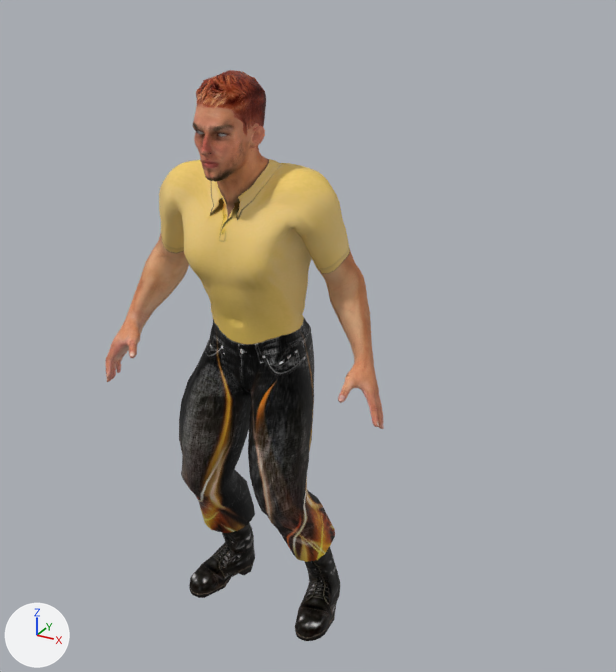
The FBX model Games Project v2/Games Project/Assets/StaticAssets/meshes/actors/Henry.fbx as it was, and as the next commit left it.
Camera for both pictures: a 50 mm lens placed at (1.37, -2.25, 2.15), pointed at (0.15, -0.05, 1.04). Arrows for +X, +Y and +Z are at lower left; the lights stay in place. Both versions are drawn at the pose saved in each file; the numbers are the values there.

The first picture shows 'H_DDS_MidRes', 'm_L_trans'.
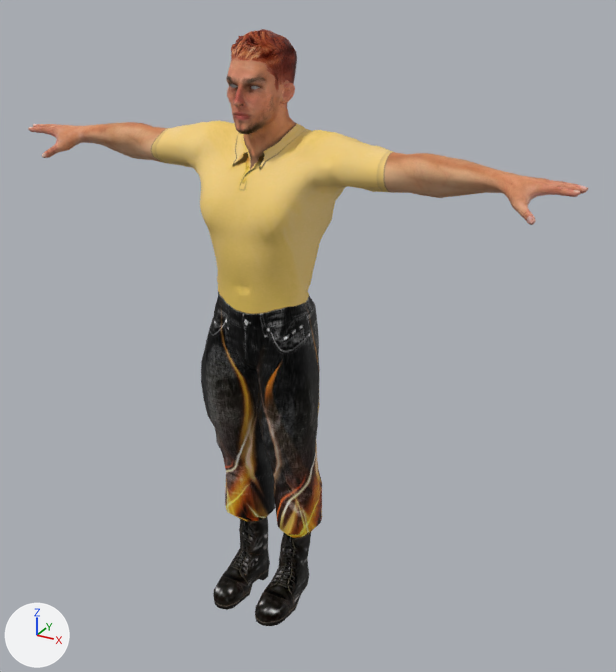
Pixel boxes (x1, y1, x2, y2) of what changed, in the pictures (616 x 672 px):
'H_DDS_MidRes', posed (101% wider)
    before: (106, 70, 384, 641)
    after: (28, 29, 588, 626)
bone 'Hips', root to tip
    before: (270, 332) to (285, 320)
    after: (275, 310) to (290, 300)
bone 'Spine', root to tip
    before: (269, 318) to (277, 320)
    after: (274, 295) to (282, 297)
bone 'Spine1', root to tip
    before: (268, 304) to (276, 306)
    after: (274, 281) to (282, 283)
bone 'Spine2', root to tip
    before: (267, 291) to (282, 294)
    after: (274, 266) to (289, 269)
bone 'Spine3', root to tip
    before: (267, 259) to (299, 265)
    after: (277, 234) to (309, 239)
bone 'Neck1', root to tip
    before: (243, 181) to (282, 186)
    after: (268, 142) to (307, 146)
bone 'Head', root to tip
    before: (229, 146) to (262, 149)
    after: (259, 102) to (291, 105)
bone 'RightShoulder', root to tip
    before: (240, 188) to (228, 136)
    after: (263, 153) to (260, 98)
bone 'RightArm', root to tip
    before: (190, 189) to (147, 166)
    after: (217, 150) to (217, 103)
bone 'RightForeArm', root to tip
    before: (167, 255) to (134, 241)
    after: (145, 136) to (141, 100)
bone 'RightHandIndex1', root to tip
    before: (113, 347) to (100, 343)
    after: (52, 130) to (50, 117)
bone 'RightHandIndex2', root to tip
    before: (109, 361) to (101, 361)
    after: (42, 129) to (41, 122)
bone 'RightHandMiddle1', root to tip
    before: (114, 348) to (98, 343)
    after: (57, 128) to (55, 112)
bone 'RightHandMiddle2', root to tip
    before: (109, 364) to (99, 364)
    after: (45, 127) to (44, 118)
bone 'RightHandRing1', root to tip
    before: (117, 349) to (103, 345)
    after: (63, 128) to (61, 114)
bone 'RightHandRing2', root to tip
    before: (112, 363) to (104, 363)
    after: (53, 127) to (52, 119)
bone 'RightHandPinky1', root to tip
    before: (121, 350) to (110, 347)
    after: (68, 129) to (67, 118)
bone 'RightHandPinky2', root to tip
    before: (118, 361) to (112, 361)
    after: (61, 129) to (60, 123)
bone 'LeftArm', root to tip
    before: (307, 201) to (262, 217)
    after: (329, 164) to (330, 212)
bone 'LeftForeArm', root to tip
    before: (349, 279) to (313, 288)
    after: (424, 168) to (420, 210)
bone 'RightUpLeg', root to tip
    before: (235, 348) to (178, 329)
    after: (239, 326) to (183, 311)
bone 'RightLeg', root to tip
    before: (207, 478) to (158, 451)
    after: (242, 444) to (189, 430)
bone 'RightLegRoll', root to tip
    before: (224, 512) to (180, 482)
    after: (248, 498) to (197, 482)
bone 'RightFoot', root to tip
    before: (240, 544) to (228, 519)
    after: (254, 549) to (243, 524)
bone 'LeftUpLeg', root to tip
    before: (282, 360) to (223, 356)
    after: (286, 336) to (226, 324)
bone 'LeftLeg', root to tip
    before: (282, 500) to (221, 492)
    after: (292, 459) to (234, 440)
bone 'LeftLegRoll', root to tip
    before: (303, 539) to (243, 533)
    after: (292, 513) to (237, 493)
bone 'LeftFoot', root to tip
    before: (323, 573) to (330, 596)
    after: (293, 563) to (301, 586)

The edits, one by one:
Bone 'Hips' (bone_hips) moves from (0.1, -3.5, -6.7) to (0.0, 0.0, 0.0).
Bone 'Hips' (bone_hips) turns from (2, 0, 0) to (0, 0, 0) degrees about its own x, y and z.
Bone 'Spine' (bone_spine) turns from (0, 3, 0) to (0, 0, 0) degrees about its own x, y and z.
Bone 'Spine1' (bone_spine1) turns from (0, 3, 0) to (0, 0, 0) degrees about its own x, y and z.
Bone 'Spine2' (bone_spine2) turns from (0, 4, 0) to (0, 0, 0) degrees about its own x, y and z.
Bone 'Spine3' (bone_spine3) turns from (0, 4, 0) to (0, 0, 0) degrees about its own x, y and z.
Bone 'Neck1' (bone_neck1) turns from (0, -6, 0) to (0, 0, 0) degrees about its own x, y and z.
Bone 'Head' (bone_head) turns from (0, -5, 0) to (0, 0, 0) degrees about its own x, y and z.
Bone 'RightShoulder' (bone_rightshoulder) turns from (0, 8, 0) to (0, 0, 0) degrees about its own x, y and z.
Bone 'RightArm' (bone_rightarm) turns from (-4, 0, -63) to (0, 0, 0) degrees about its own x, y and z.
Bone 'RightForeArm' (bone_rightforearm) turns from (0, 50, 0) to (0, 0, 0) degrees about its own x, y and z.
Bone 'RightHandIndex1' (bone_righthandindex1) turns from (0, 0, -9) to (0, 0, 0) degrees about its own x, y and z.
Bone 'RightHandIndex2' (bone_righthandindex2) turns from (0, 0, -24) to (0, 0, -5) degrees about its own x, y and z.
Bone 'RightHandMiddle1' (bone_righthandmiddle1) turns from (0, 0, -9) to (0, 0, 0) degrees about its own x, y and z.
Bone 'RightHandMiddle2' (bone_righthandmiddle2) turns from (0, 0, -22) to (0, 0, -3) degrees about its own x, y and z.
Bone 'RightHandRing1' (bone_righthandring1) turns from (0, 0, -9) to (0, 0, 0) degrees about its own x, y and z.
Bone 'RightHandRing2' (bone_righthandring2) turns from (0, 0, -22) to (0, 0, -3) degrees about its own x, y and z.
Bone 'RightHandPinky1' (bone_righthandpinky1) turns from (0, 0, -9) to (0, 0, 0) degrees about its own x, y and z.
Bone 'RightHandPinky2' (bone_righthandpinky2) turns from (0, 0, -24) to (0, 0, -5) degrees about its own x, y and z.
Bone 'LeftArm' (bone_leftarm) turns from (16, -7, -76) to (0, 0, 0) degrees about its own x, y and z.
Bone 'LeftForeArm' (bone_leftforearm) turns from (0, 37, 0) to (0, 0, 0) degrees about its own x, y and z.
Bone 'RightUpLeg' (bone_rightupleg) turns from (0, 20, 4) to (0, 0, 0) degrees about its own x, y and z.
Bone 'RightLeg' (bone_rightleg) turns from (9, -40, 0) to (2, 0, 0) degrees about its own x, y and z.
Bone 'RightLegRoll' (bone_rightlegroll) turns from (4, 0, 0) to (0, 0, 0) degrees about its own x, y and z.
Bone 'RightFoot' (bone_rightfoot) turns from (5, -1, 22) to (-1, 1, 0) degrees about its own x, y and z.
Bone 'LeftUpLeg' (bone_leftupleg) turns from (0, 19, 8) to (0, 0, 0) degrees about its own x, y and z.
Bone 'LeftLeg' (bone_leftleg) turns from (6, -39, 0) to (0, 0, 0) degrees about its own x, y and z.
Bone 'LeftLegRoll' (bone_leftlegroll) turns from (3, 0, 0) to (0, 0, 0) degrees about its own x, y and z.
Bone 'LeftFoot' (bone_leftfoot) turns from (9, 0, 20) to (0, 0, 0) degrees about its own x, y and z.
